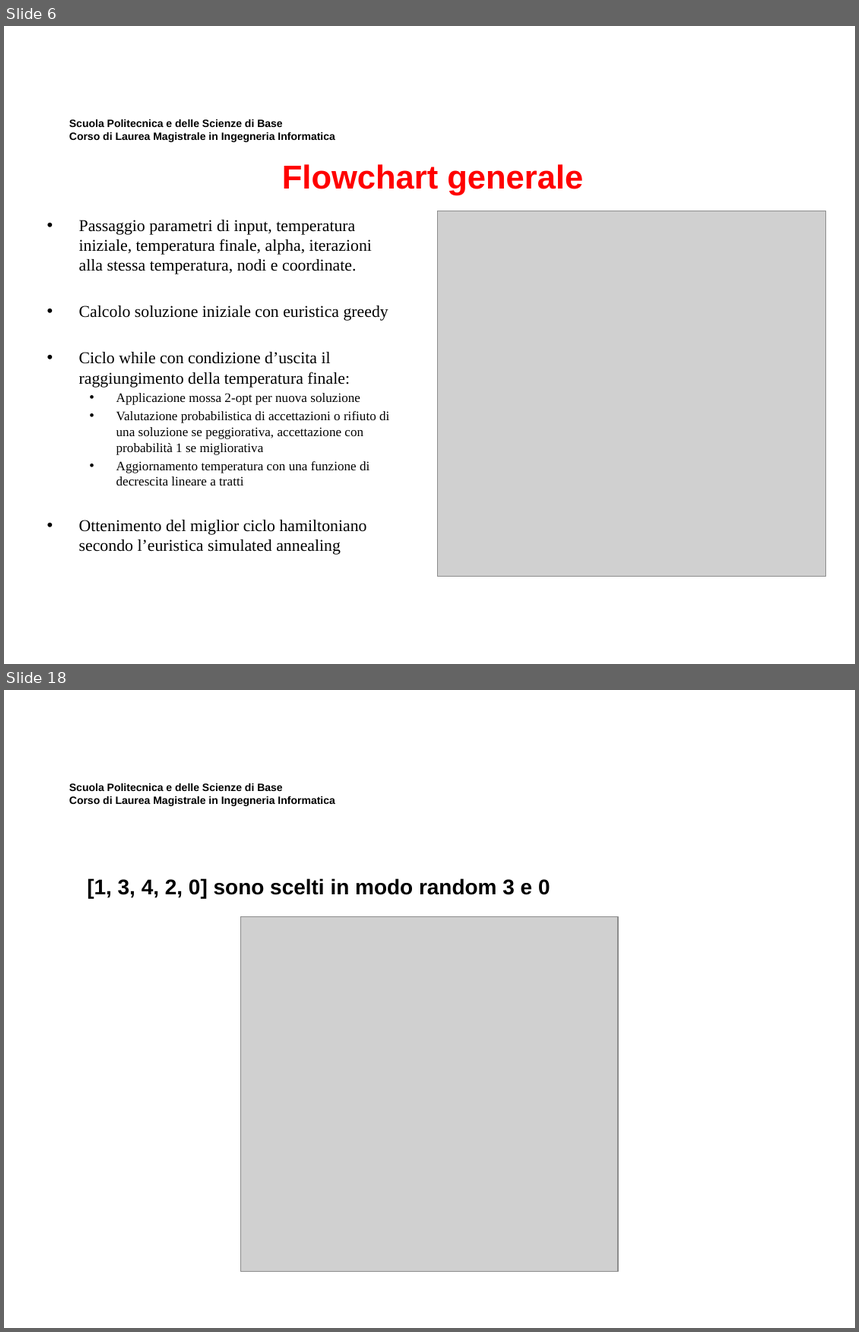
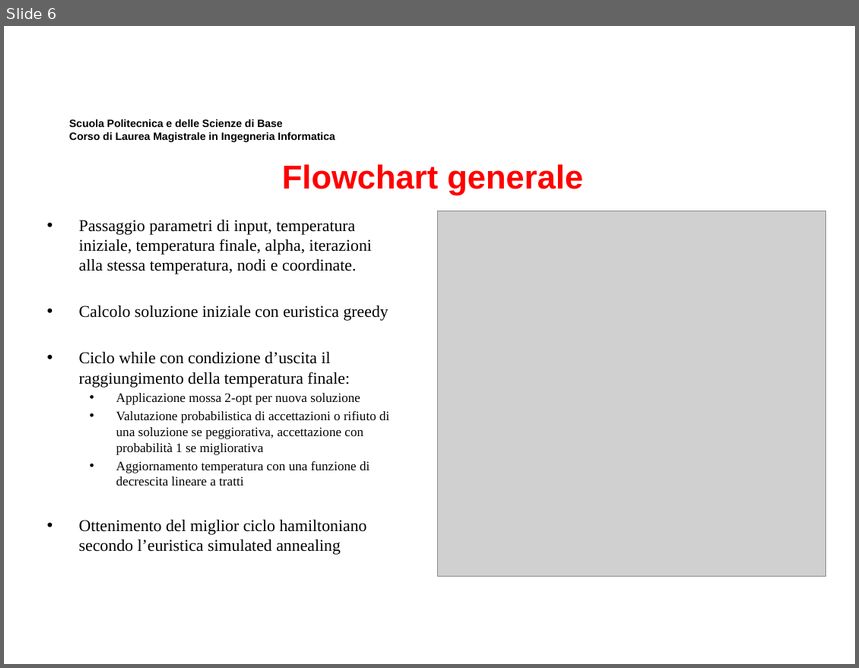
Before and after one commit to MicheleMaresca98/TSP-SimulatedAnnealing, a slide deck: Presentazione Elaborato Ricerca Operativa.pptx. Shown one above the other, each under a label of ours: slides 6 and 18 before the commit, slide 6 after it; the slides between them are not shown. The pictures are 859x1332 and 859x668 pixels, drawn with LibreOffice and Linux fonts; fonts in the diff are those of the drawing; grey boxes stand for pictures; background and template pictures are left out. Boxes give left, top, right and bottom in pixels: in the first picture for what was removed or moved away, otherwise in the second. Text is boxed around its words. In the diff, an @@ line names an element or a change of style, - is before the commit and + after.

```diff
--- a/Presentazione Elaborato Ricerca Operativa.pptx
+++ b/Presentazione Elaborato Ricerca Operativa.pptx
@@ slide 18 removed at <box>4,690,855,1328</box>, background #FFFFFF; not listed: 1 template element that a slide beside it also shows @@
@@ text removed at <box>87,878,550,898</box> @@
-[1, 3, 4, 2, 0] sono scelti in modo random 3 e 0
@@ picture removed at <box>240,917,618,1272</box> @@
```
Also in this commit, not shown: 16 slides added, 20 other slides removed, 9 other files.
